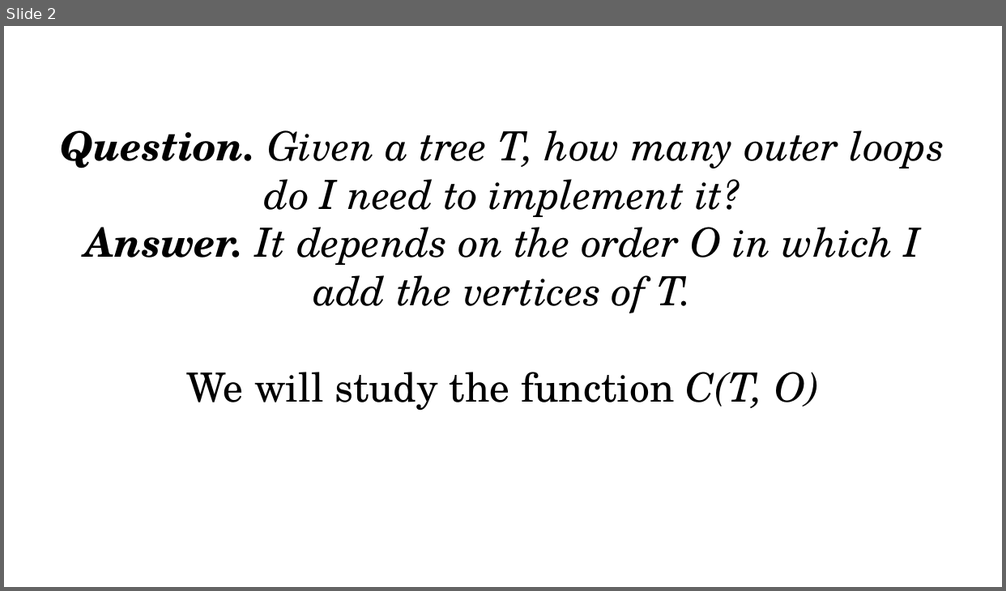
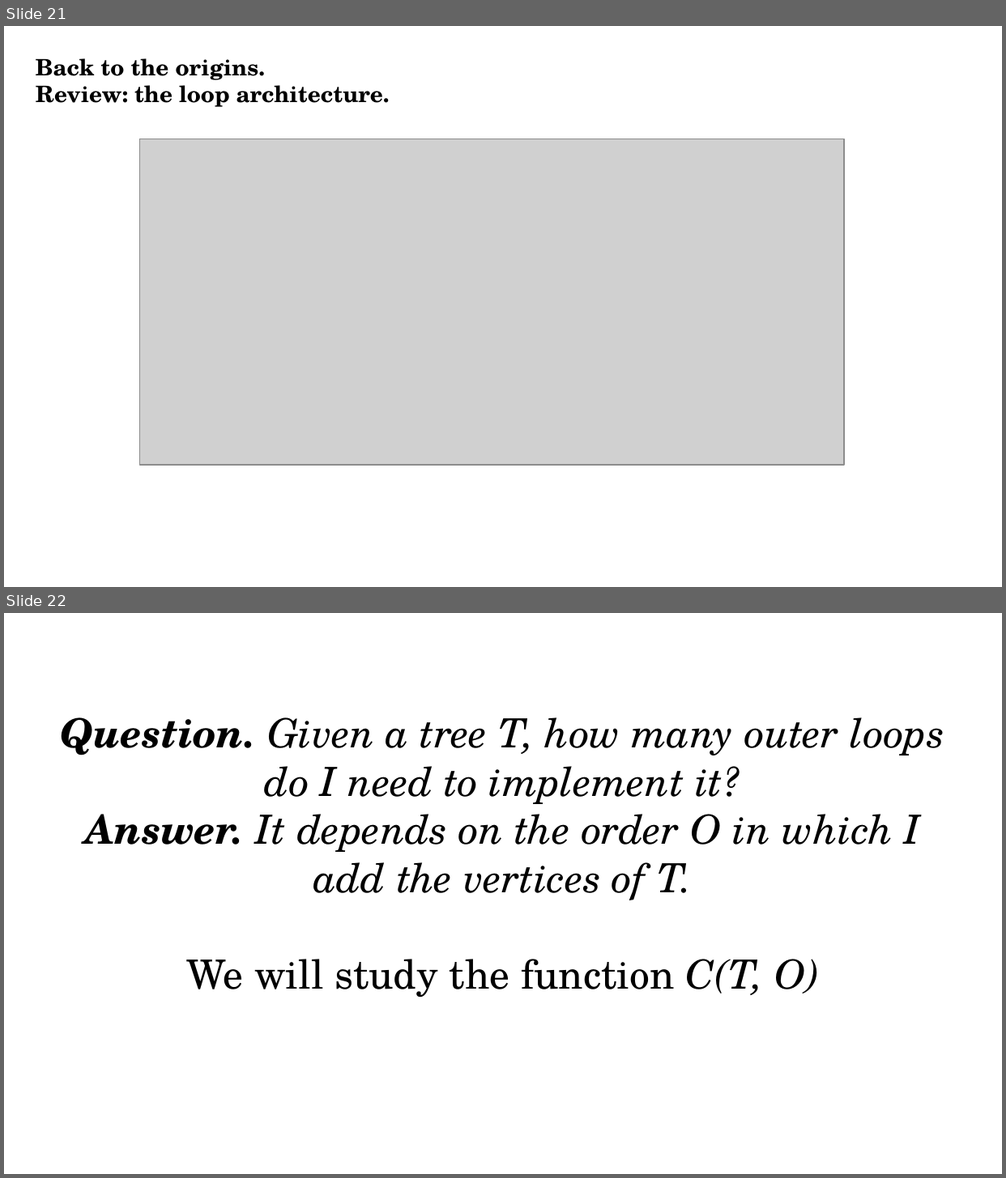
Before and after one commit to thenerdmix/vdsp, a slide deck: presentation/Untitled 1.odp. Shown one above the other, each under a label of ours: slide 2 before the commit, slides 21 and 22 after it. The pictures are 1006x591 and 1006x1178 pixels, drawn with LibreOffice and Linux fonts; fonts in the diff are those of the drawing; grey boxes stand for pictures. Boxes give left, top, right and bottom in pixels: in the first picture for what was removed or moved away, otherwise in the second. Text is boxed around its words. In the diff, an @@ line names an element or a change of style, - is before the commit and + after.

```diff
--- a/presentation/Untitled 1.odp
+++ b/presentation/Untitled 1.odp
@@ slide 21 added at box(4, 26, 1002, 587), background #FFFFFF @@
@@ text added at box(36, 58, 390, 107), 18 pt, text #000000, bold @@
+Back to the origins.
+Review: the loop architecture.
@@ picture added at box(140, 139, 844, 465) @@
@@ what was slide 2 is now slide 22 @@
```
Also in this commit, not shown: 3 slides changed, 22 other slides added, 1 slide removed, 9 other files.
